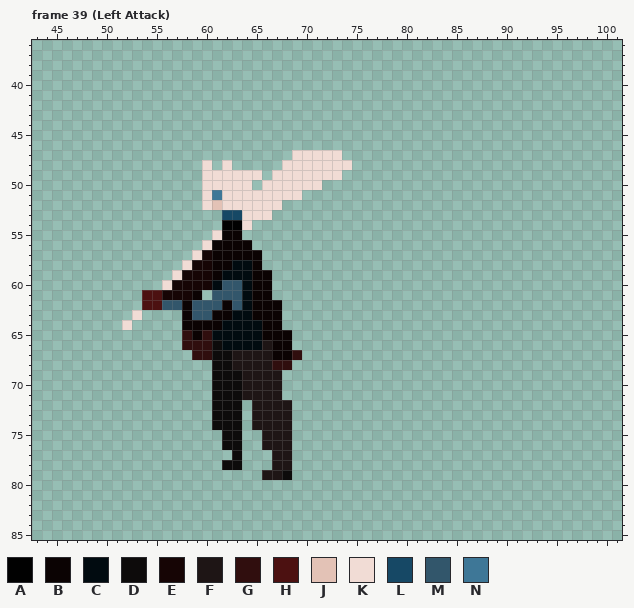
File history of a pixel-art file, assets/GrassHops Asset Pack/characters/Sonny/sonny.aseprite. The first picture shows the starting point.
128x128 pixels, 133 frames. Colours within 5 levels of each other are drawn and written as one. Shown: frame 39 (Left Attack): x 43..101, y 36..85. The commit also changed other frames, which this record leaves out.
Visible layers, top first: "Right Arm (RED)", "Examples", "Head", "Gun Flash", "Gun", "Poncho", "Left Arm (BLUE)", "Torso", "Blood", "Front Leg", "Back Leg", "Impulse 3", "Impulse 2", "Impulse", "Blood 2".
Palette (. is transparent): A #010101  B #0b0303  C #010b10  D #0d0b0b  E #160505  F #1e1515  G #300e0e  H #4c1111  J #e3c2b6  K #f1dcd5  L #164865  M #32566b  N #3e7797
Pixels before, frame 39 (Left Attack) (only the part around the change), first column x 52:
53 ..........LLKKK......
54 ..........AAK........
55 .........KBB.........
56 ........KBBBB........
57 .......KEBBBBB.......
58 ......KEEBBCCB.......
59 .....KEEEBCCCBB......
60 ....KEEEECMMCBB......
61 ..HHEEEB.MMMCBB......
62 ..HHMMBMMMBMCBBB.....
63 .K....BMMBBCCBBB.....
64 K.....BBBBCCCCBB.....
65 ......GBGCCCCCBBB....
66 ......GGGDCCCCFBB....
After:
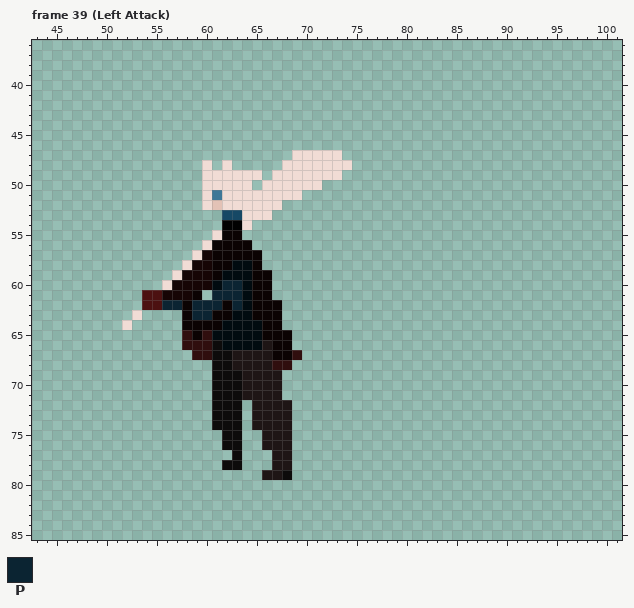
Colours new in this view: P #0b2432
Commit: Changed Vsync config, better up shooting animation
Difference:
Changed rows in their new state; - is an unchanged pixel.
Frame 39 (Left Attack), layer "Left Arm (BLUE)":
first column x 56:
60 ------PP
61 -----PPP
62 PP-PPP-P
63 ---PP---
